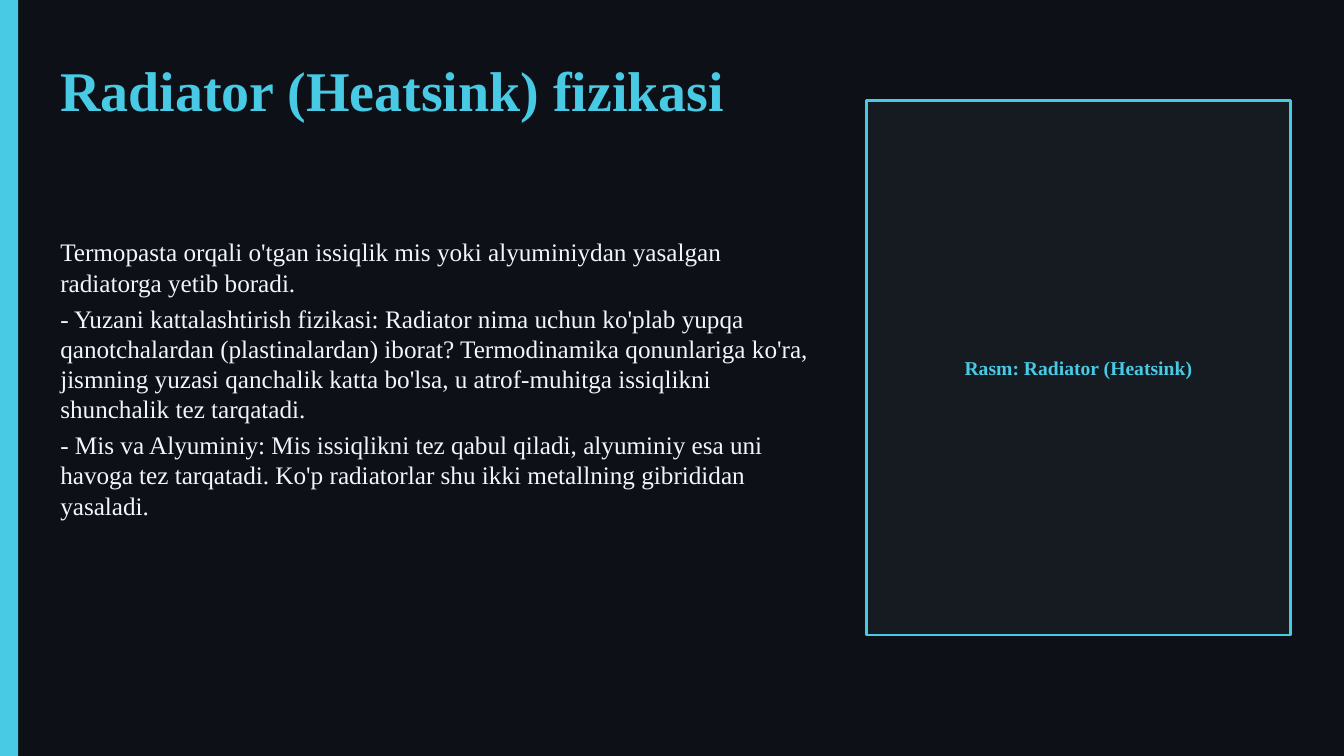
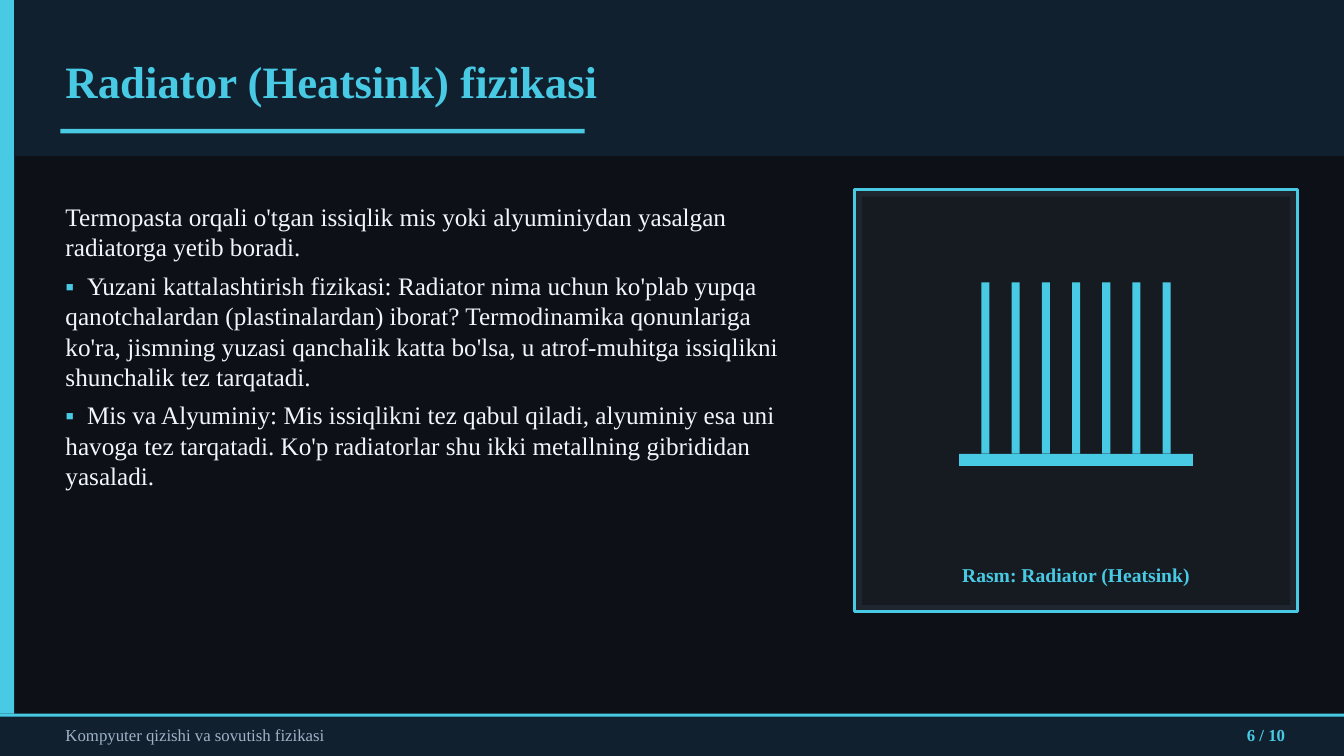
Before and after one commit to dasturland/kerak_taqdimot, a slide deck: slide 6 of taqdimot.pptx. Drawn at 1344x756 pixels with LibreOffice and Linux fonts; fonts in the diff are those of the drawing. Boxes give left, top, right and bottom in pixels: in the first picture for what was removed or moved away, otherwise in the second. Text is boxed around its words. In the diff, an @@ line names an element or a change of style, - is before the commit and + after.

```diff
--- a/taqdimot.pptx
+++ b/taqdimot.pptx
@@ rectangle: place and size @@
-rectangle at bbox=[0, 0, 18, 756]
+rectangle at bbox=[0, 0, 14, 756]
@@ rectangle added at bbox=[14, 0, 1344, 156], fill #11202E @@
@@ text "Radiator (Heatsink) fizikasi" at bbox=[65, 66, 597, 108]: size 40 to 32 pt; less space between paragraphs; vertical alignment top to middle @@
@@ rectangle added at bbox=[60, 129, 585, 133], fill #48CAE4 @@
@@ text "Termopasta orqali o'tgan issiqlik mis ...": place and size @@
-text "Termopasta orqali o'tgan issiqlik mis ..." at bbox=[60, 243, 808, 521]
+text "Termopasta orqali o'tgan issiqlik mis ..." at bbox=[65, 208, 777, 491]
@@ text at bbox=[65, 208, 726, 262]: more space between paragraphs @@
@@ rectangle added at bbox=[855, 190, 1298, 612], fill #1F2630, outline #48CAE4 2.25 pt @@
@@ rectangle added at bbox=[862, 197, 1291, 605], fill #161B22 @@
@@ text at bbox=[65, 277, 777, 491]: text changed @@
-- Yuzani kattalashtirish fizikasi: Radiator nima uchun ko'plab yupqa qanotchalardan (plastinalardan) iborat? Termodinamika qonunlariga ko'ra, jismning yuzasi qanchalik katta bo'lsa, u atrof-muhitga issiqlikni shunchalik tez tarqatadi.
-- Mis va Alyuminiy: Mis issiqlikni tez qabul qiladi, alyuminiy esa uni havoga tez tarqatadi. Ko'p radiatorlar shu ikki metallning gibrididan yasaladi.
+▪ Yuzani kattalashtirish fizikasi: Radiator nima uchun ko'plab yupqa qanotchalardan (plastinalardan) iborat? Termodinamika qonunlariga ko'ra, jismning yuzasi qanchalik katta bo'lsa, u atrof-muhitga issiqlikni shunchalik tez tarqatadi.
+▪ Mis va Alyuminiy: Mis issiqlikni tez qabul qiladi, alyuminiy esa uni havoga tez tarqatadi. Ko'p radiatorlar shu ikki metallning gibrididan yasaladi.
@@ rectangle added at bbox=[981, 282, 989, 454], fill #48CAE4 @@
@@ rectangle added at bbox=[1012, 282, 1020, 454], fill #48CAE4 @@
@@ rectangle added at bbox=[1043, 282, 1051, 454], fill #48CAE4 @@
@@ rectangle added at bbox=[1072, 282, 1080, 454], fill #48CAE4 @@
@@ rectangle added at bbox=[1103, 282, 1111, 454], fill #48CAE4 @@
@@ rectangle added at bbox=[1132, 282, 1140, 454], fill #48CAE4 @@
@@ rectangle added at bbox=[1164, 282, 1172, 454], fill #48CAE4 @@
@@ rectangle added at bbox=[960, 454, 1194, 466], fill #48CAE4 @@
@@ text "Rasm: Radiator (Heatsink)": place and size @@
-text "Rasm: Radiator (Heatsink)" at bbox=[867, 101, 1291, 635]
+text "Rasm: Radiator (Heatsink)" at bbox=[962, 568, 1189, 586]
@@ text "Rasm: Radiator (Heatsink)" at bbox=[962, 568, 1189, 586]: less space between paragraphs; fill #161B22 to none; outline #48CAE4 2 pt to none @@
@@ rectangle added at bbox=[0, 714, 1344, 756], fill #11202E @@
@@ rectangle added at bbox=[0, 714, 1344, 717], fill #48CAE4 @@
@@ text added at bbox=[65, 729, 324, 745], 12 pt, text #9FB3C8 @@
+Kompyuter qizishi va sovutish fizikasi
@@ text added at bbox=[1247, 730, 1285, 741], 12 pt, text #48CAE4, bold @@
+6 / 10
```
Also in this commit, not shown: 9 other slides changed, 2 other files.
